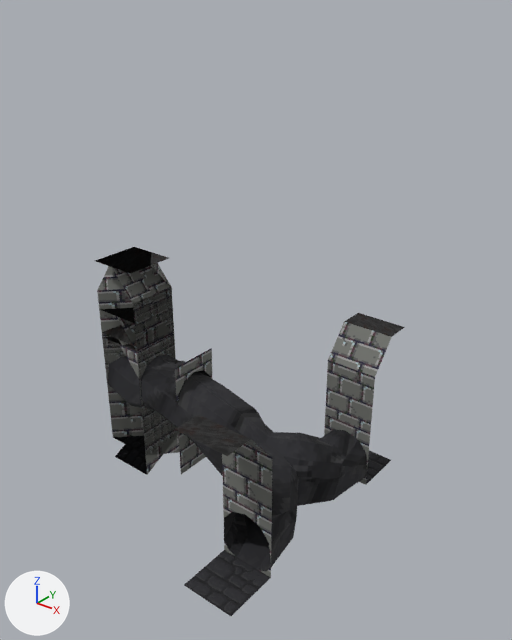
What one commit did to the glTF model objetos glb/wall-chunks.glb.
Before and after are seen from a 50 mm lens placed at (9.68, -8.36, 8.82), pointed at (0.71, 2.85, 1.87). The lights are fixed; the arrows at lower left show +X, +Y and +Z. The first picture is the older version. Where no turn or scale is listed for an object, it has been applied to the vertices.

Objects in the first picture: 'corner-alta-col', 'diagonal_1-alta-col', 'wall-agujero-col', 'wall-agujero-corto-col', 'wall-agujero-mirror-col', 'wall-alta-col', 'wall-alta-falsa-union2-col' and 14 more.
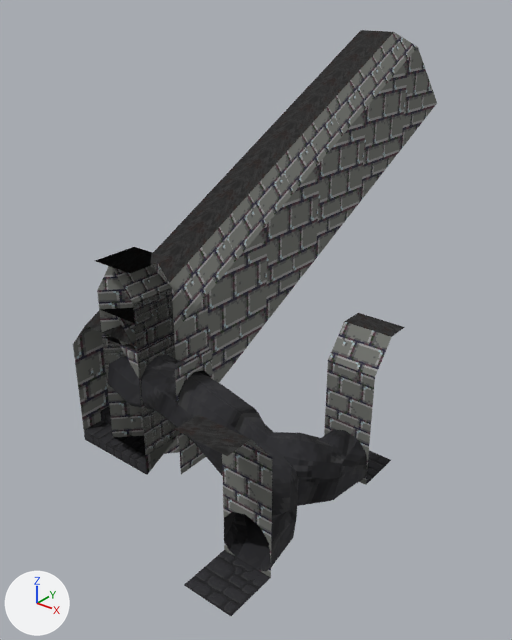
Where the change shows, as pixel boxes [x1, y1, x2, y2] in the pictures (512 x 640 px):
```json
{"object": "escaleras-col", "change": "added", "after": [73, 30, 437, 475], "faces in mat_paredes (picture img_walldungeon_completo)": [73, 32, 437, 475], "faces in mat_techo (picture img_jaulatortura_textura_antorcha)": [86, 30, 393, 339], "faces in mat_suelo": [84, 406, 147, 475]}
```

Scene script edits in JSON lines:
```json
{"op": "add", "block": "me_plano_036", "code": ["me_plano_036 = bpy.data.meshes.new('Plano.036')", "me_plano_036.from_pydata(...)  # 406 vertices, 713 faces; spans x -1.5..0.5, y -0.5..11.5, z -0.5..7.5", "# faces by material slot: [91, 582, 40]", "me_plano_036.materials.append(mat_paredes)  # picture img_walldungeon_completo", "me_plano_036.materials.append(mat_suelo)", "me_plano_036.materials.append(mat_techo)  # picture img_jaulatortura_textura_antorcha"]}
{"op": "add", "block": "ob_escaleras_col", "code": ["ob_escaleras_col = bpy.data.objects.new('escaleras-col', me_plano_036)", "ob_escaleras_col.location = (0.0, 0.0, 0.0)"]}
```
